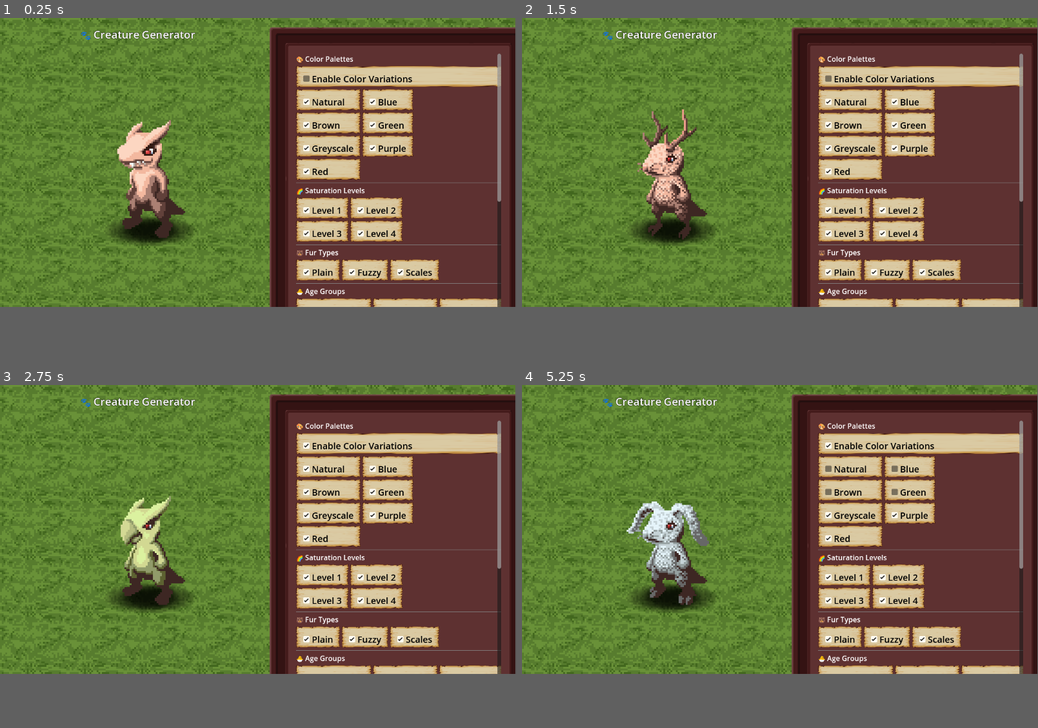
Above: before the commit, frames 1-4 (two rows, left to right).
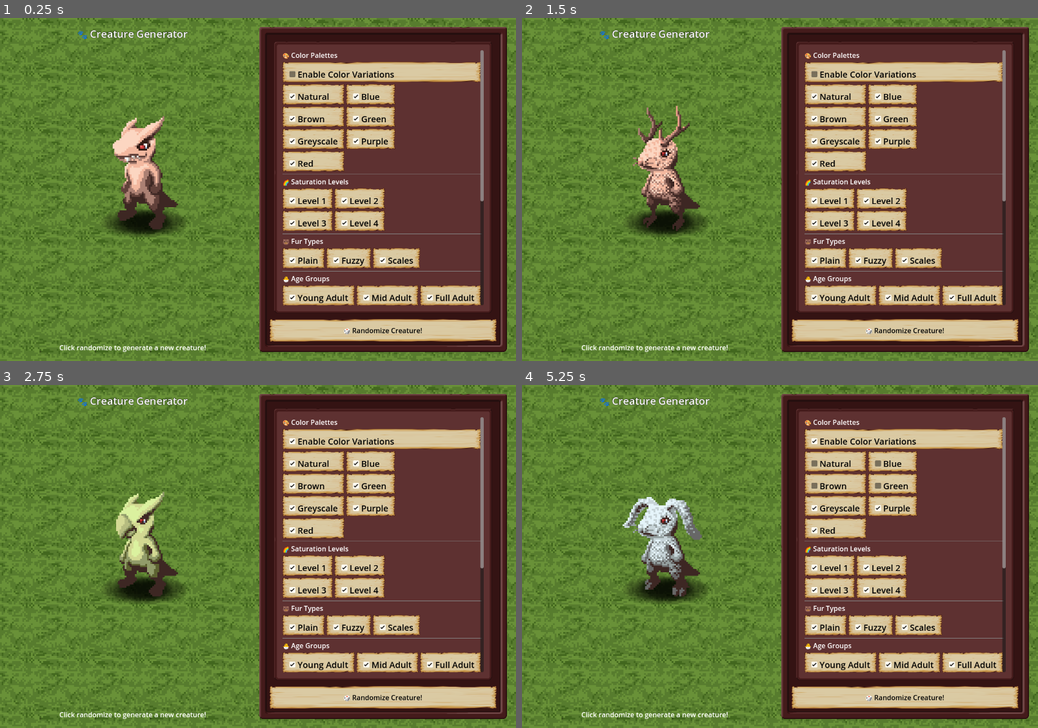
Above: after the commit, the same moments.

Repository: TedDahlqvist/webproject
Game: Godot game, scene res://scenes/WebDemo.tscn
Same seed, same stepped clock (60 frames per second), same inputs: the game is played once before the commit and once after it.
Inputs:
- Up to frame 1 (0.25 s): no input
- Up to frame 2 (1.5 s): click "Level 1" at 0.5 s; click "Level 1" at 1.25 s
- Up to frame 3 (2.75 s): click "Enable Color Variations" at 2 s
- Up to frame 4 (5.25 s): click "Natural" at 2.75 s; click "Blue" at 3.5 s; click "Brown" at 4.25 s; click "Green" at 5 s
In our replay, the window is 799x449 before the commit and 800x533 after it. These sizes can differ from the game's own. Grey fills any space a smaller window leaves; there, only what the larger window draws over its background counts as a difference.

The runs differ from the first frame. In frame 1, 35% of the frame differs, in the area x 0-100%, y 0-98%; in frame 2, 35%; in frame 3, 35%; in frame 4, 35%.

Commit message:
Webapp finished
Work needs to be done with the sprites, but otherwise  it's golden

Diff:
--- a/project.godot
+++ b/project.godot
@@ -15,6 +15,11 @@
 config/features=PackedStringArray("4.4", "Forward Plus")
 config/icon="res://icon.svg"
 
+[display]
+
+window/size/viewport_width=1200
+window/size/viewport_height=800
+
 [dotnet]
 
 project/assembly_name="webproject"
--- a/scenes/WebDemo.tscn
+++ b/scenes/WebDemo.tscn
@@ -22,8 +22,10 @@
 outline_color = Color(0, 0, 0, 1)
 
 [node name="WebDemo" type="Control"]
-layout_mode = 0
-size = Vector2(1200, 800)
+layout_mode = 3
+anchors_preset = 0
+offset_right = 1200.0
+offset_bottom = 800.0
 script = ExtResource("1_02ji8")
 
 [node name="ColorRect" type="ColorRect" parent="."]
@@ -31,7 +33,8 @@
 material = SubResource("ShaderMaterial_mbeka")
 custom_minimum_size = Vector2(400, 400)
 layout_mode = 0
-size = Vector2(1200, 800)
+offset_right = 1200.0
+offset_bottom = 800.0
 mouse_filter = 2
 
 [node name="Background" type="TileMapLayer" parent="."]
@@ -43,8 +46,10 @@
 
 [node name="MainContainer" type="HBoxContainer" parent="."]
 layout_mode = 0
-position = Vector2(20, 20)
-size = Vector2(1160, 760)
+offset_left = 20.0
+offset_top = 20.0
+offset_right = 1180.0
+offset_bottom = 780.0
 
 [node name="CreatureDisplay" type="VBoxContainer" parent="MainContainer"]
 layout_mode = 2
@@ -117,10 +122,10 @@
 anchor_bottom = 1.0
 grow_horizontal = 2
 grow_vertical = 2
-theme_override_constants/margin_left = 25
-theme_override_constants/margin_top = 25
-theme_override_constants/margin_right = 25
-theme_override_constants/margin_bottom = 25
+theme_override_constants/margin_left = 20
+theme_override_constants/margin_top = 20
+theme_override_constants/margin_right = 20
+theme_override_constants/margin_bottom = 20
 
 [node name="ControlsScrollContainer" type="ScrollContainer" parent="MainContainer/NinePatchRect/VSplitContainer/SettingsMarginContainer/NinePatchRect/MarginContainer"]
 layout_mode = 2
Not shown, changed: export_presets.cfg
Not shown, added: debug-colors.html
Not shown, changed: webexport.html
Not shown, changed: webexport.pck
